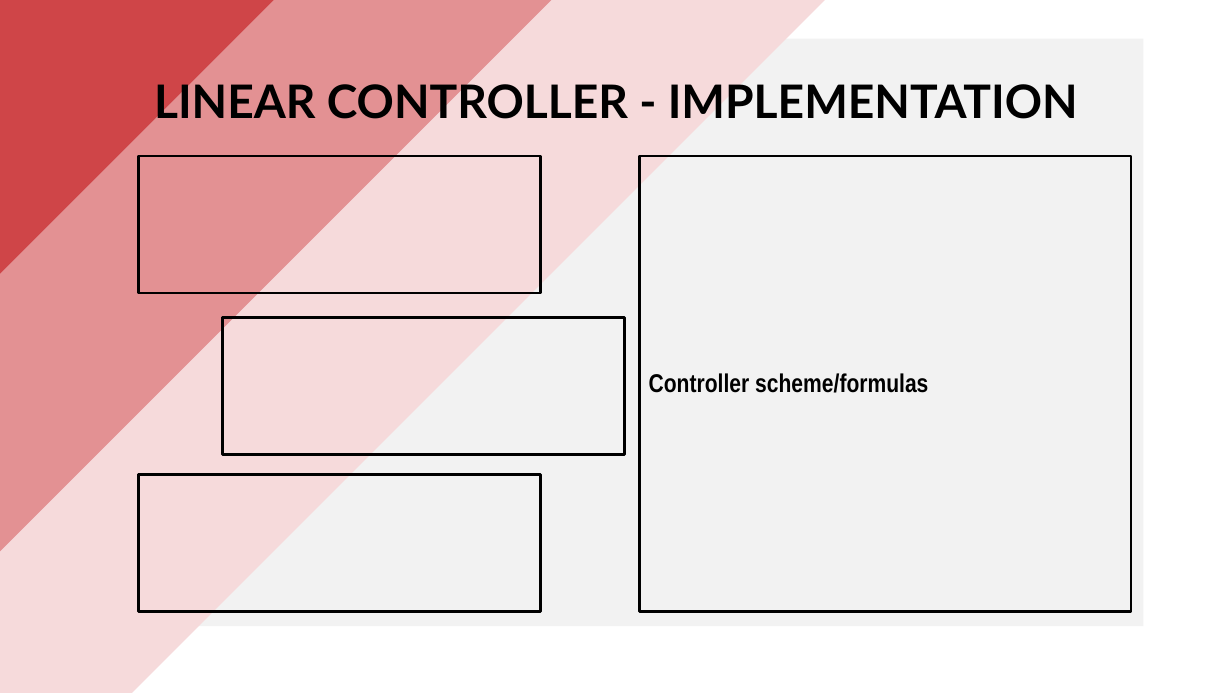
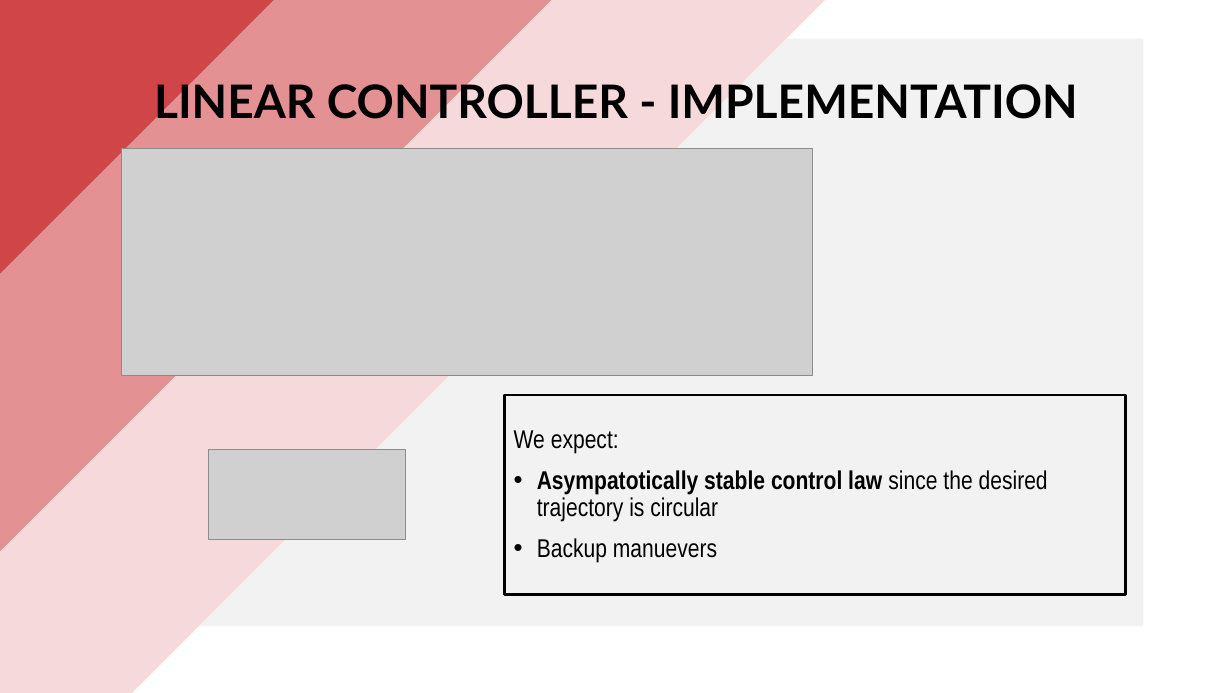
Before and after one commit to PippoGot/R-C2, a slide deck: slide 11 of documentation/presentation.pptx (slide 9 before the commit). Drawn at 1232x693 pixels with LibreOffice and Linux fonts; fonts in the diff are those of the drawing; grey boxes stand for pictures. Boxes give left, top, right and bottom in pixels: in the first picture for what was removed or moved away, otherwise in the second. Text is boxed around its words. In the diff, an @@ line names an element or a change of style, - is before the commit and + after.

```diff
--- a/documentation/presentation.pptx
+++ b/documentation/presentation.pptx
@@ picture added at <box>122,149,813,375</box> @@
@@ rectangle removed at <box>139,156,541,293</box> @@
@@ rectangle removed at <box>640,156,1131,612</box> @@
-Controller scheme/formulas
@@ rectangle removed at <box>223,317,625,454</box> @@
@@ rectangle added at <box>505,396,1126,594</box>, outline #000000 2.25 pt, 20 pt, text #000000 @@
+We expect:
+• Asympatotically stable control law since the desired trajectory is circular
+• Backup manuevers
@@ picture added at <box>209,449,406,540</box> @@
@@ rectangle removed at <box>139,474,541,611</box> @@
```
Also in this commit, not shown: 4 other slides changed, 8 slides added, 2 slides removed, 17 other files.
